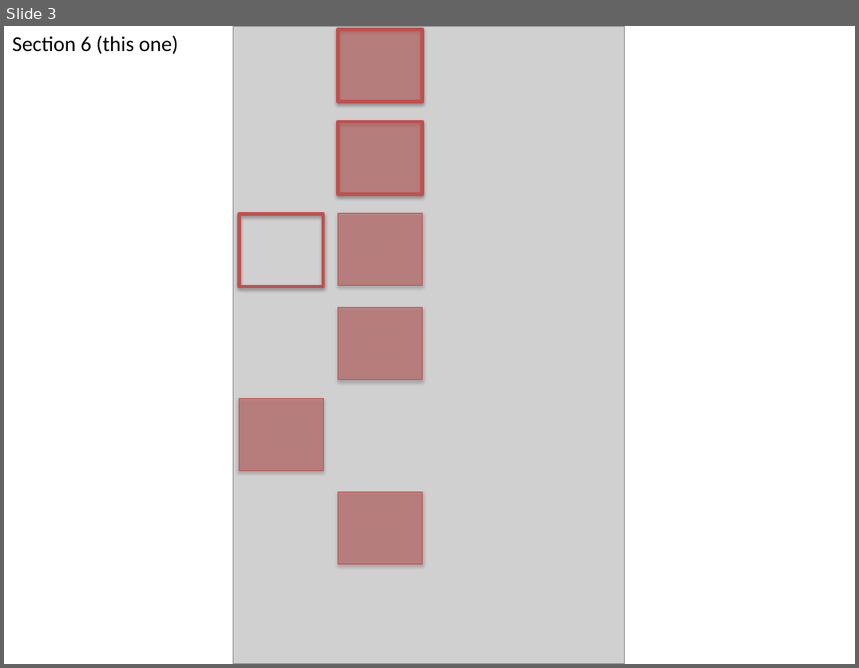
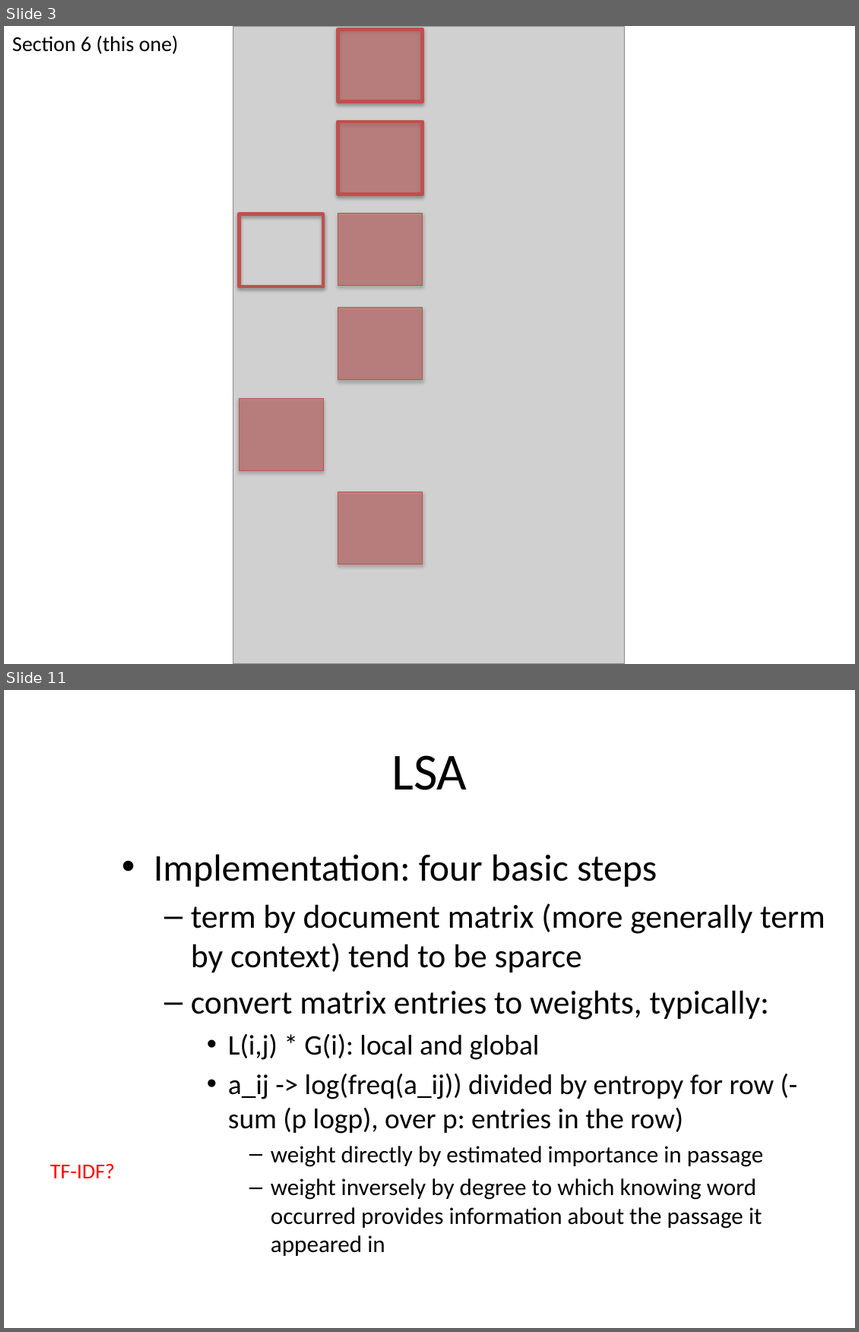
Before and after one commit to allenday/mapr-text-analysis, a slide deck: doc/section6.pptx. Shown one above the other, each under a label of ours: slide 3 before the commit, slides 3 and 11 after it; the slides between them are not shown. The pictures are 859x668 and 859x1332 pixels, drawn with LibreOffice and Linux fonts; fonts in the diff are those of the drawing; grey boxes stand for pictures. Boxes give left, top, right and bottom in pixels: in the first picture for what was removed or moved away, otherwise in the second. Text is boxed around its words. In the diff, an @@ line names an element or a change of style, - is before the commit and + after.

```diff
--- a/doc/section6.pptx
+++ b/doc/section6.pptx
@@ slide 11 added at [4,690,855,1328], background #FFFFFF @@
@@ title added at [392,755,467,790], 44 pt, text #000000 @@
+LSA
@@ text added at [154,854,826,1256], 20 pt, text #000000 @@
+• Implementation: four basic steps
+  – term by document matrix (more generally term by context) tend to be sparce
+  – convert matrix entries to weights, typically:
+    • L(i,j) * G(i): local and global
+    • a_ij -> log(freq(a_ij)) divided by entropy for row (-sum (p logp), over p: entries in the row)
+      – weight directly by estimated importance in passage
+      – weight inversely by degree to which knowing word occurred provides information about the passage it appeared in
@@ text added at [50,1164,115,1179], 18 pt, text #FF0000 @@
+TF-IDF?
```
Also in this commit, not shown: 1 slide changed, 22 other slides added, 6 other files.
